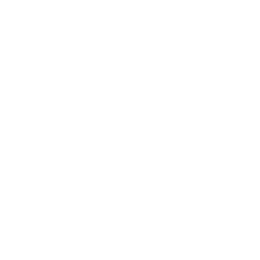
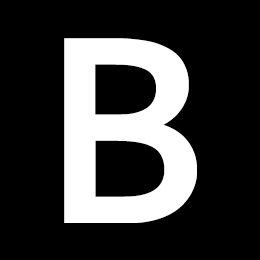
Layered file, before and after one edit (260x260). Changes by layer:
painted on "B" over [54, 23, 208, 237]
renamed "Background" to "Layer 0", showed it, painted on it over [0, 0, 260, 260]
